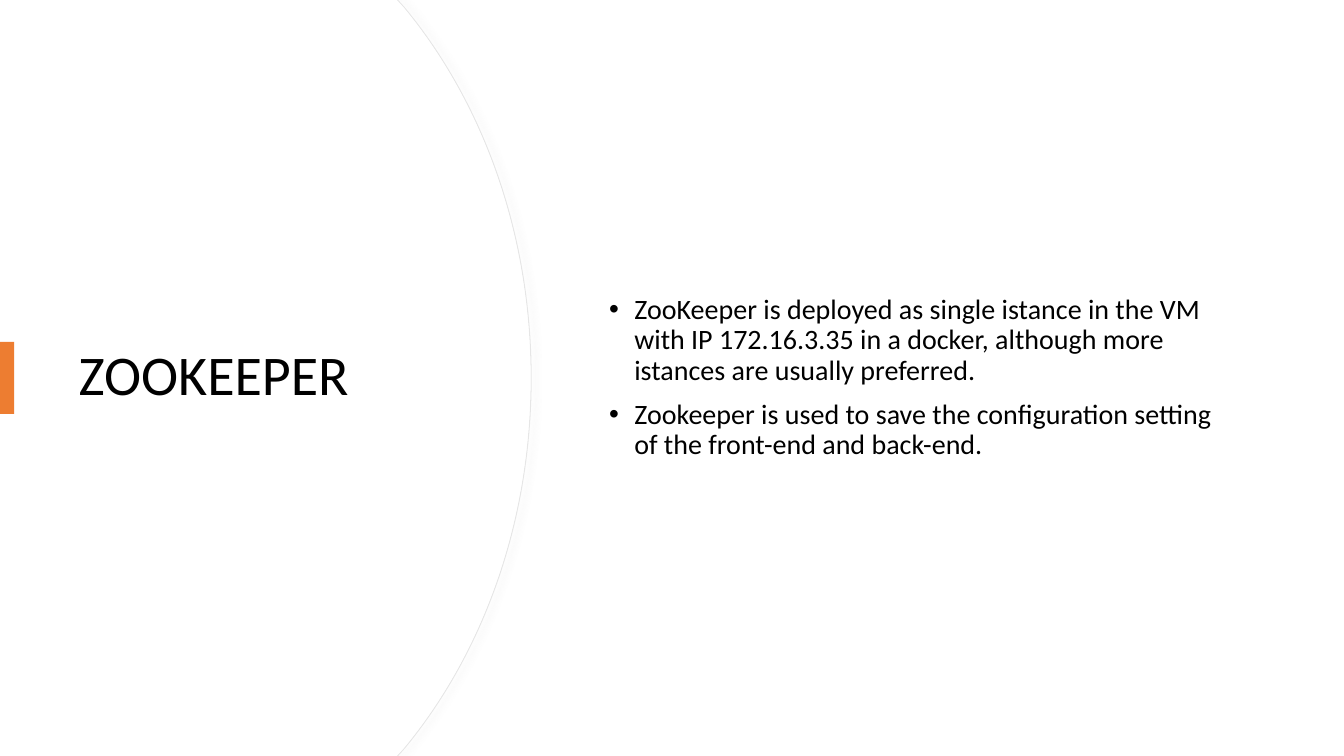
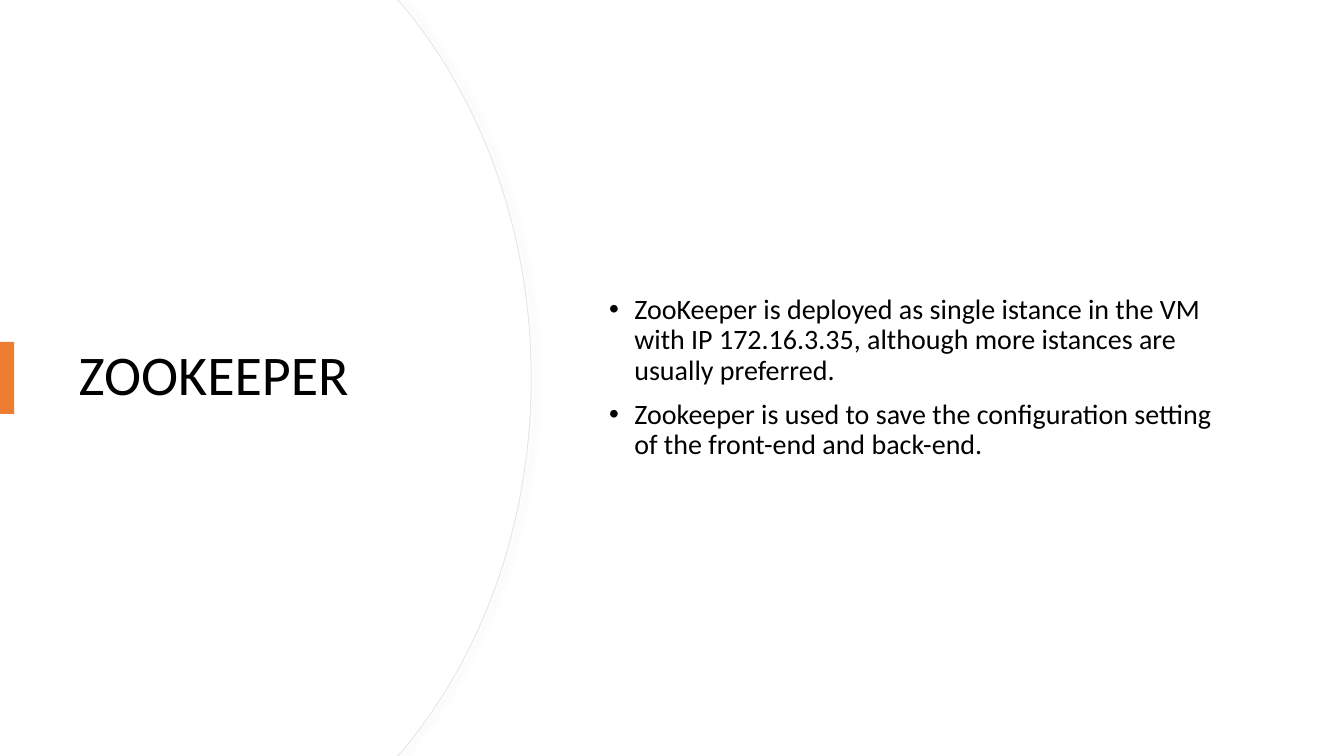
Before and after one commit to unipi-fr/CloudProgramming, a slide deck: slide 6 of Presentazione/CCPresentation.pptx (slide 5 before the commit). Drawn at 1344x756 pixels with LibreOffice and Linux fonts; fonts in the diff are those of the drawing. Boxes give left, top, right and bottom in pixels: in the first picture for what was removed or moved away, otherwise in the second. Text is boxed around its words. In the diff, an @@ line names an element or a change of style, - is before the commit and + after.

```diff
--- a/Presentazione/CCPresentation.pptx
+++ b/Presentazione/CCPresentation.pptx
@@ text at [634,299,1200,385]: text changed @@
-• ZooKeeper is deployed as single istance in the VM with IP 172.16.3.35 in a docker, although more istances are usually preferred.
+• ZooKeeper is deployed as single istance in the VM with IP 172.16.3.35, although more istances are usually preferred.
```
Also in this commit, not shown: 4 other slides changed, 1 slide added, 2 other files.
